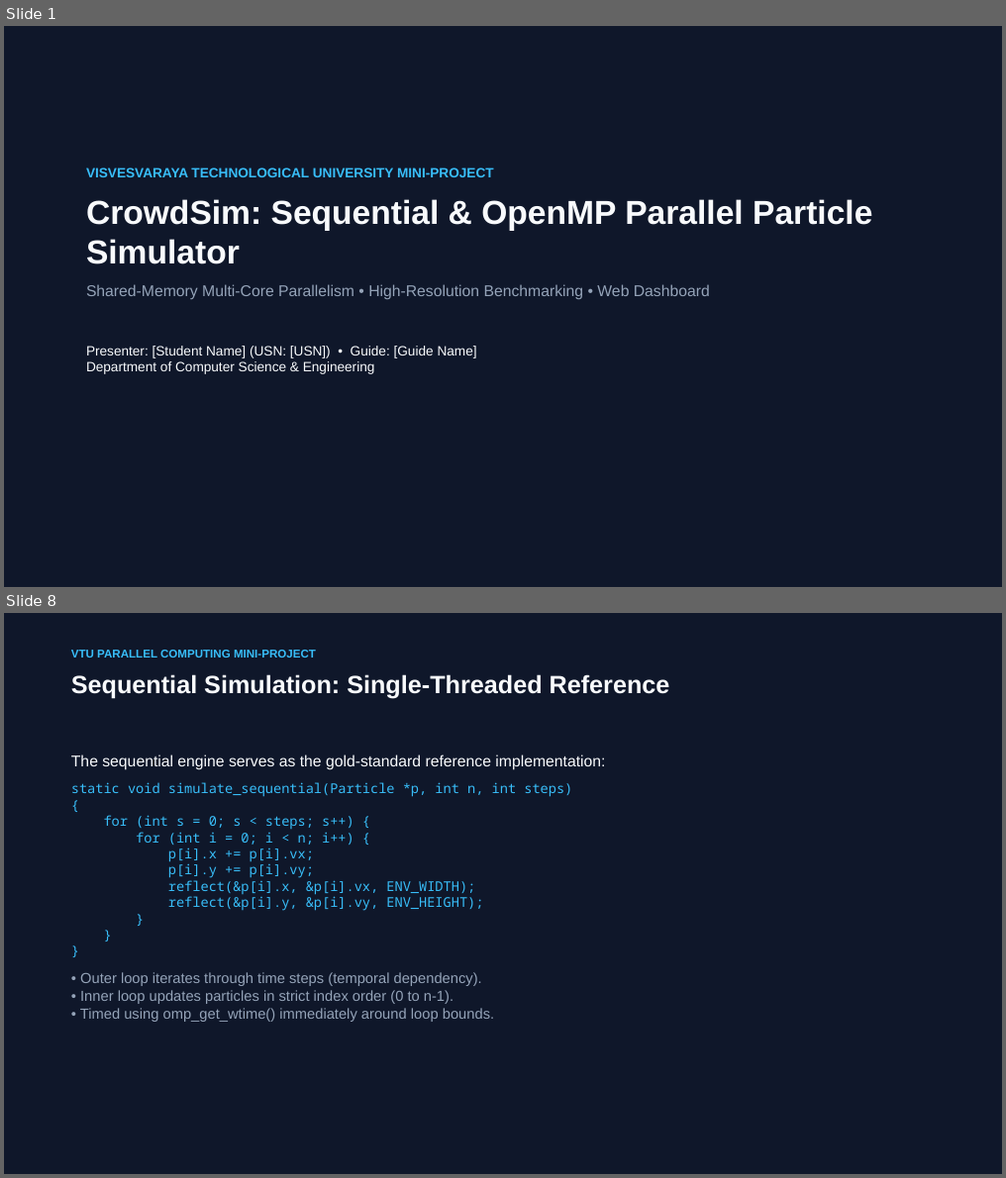
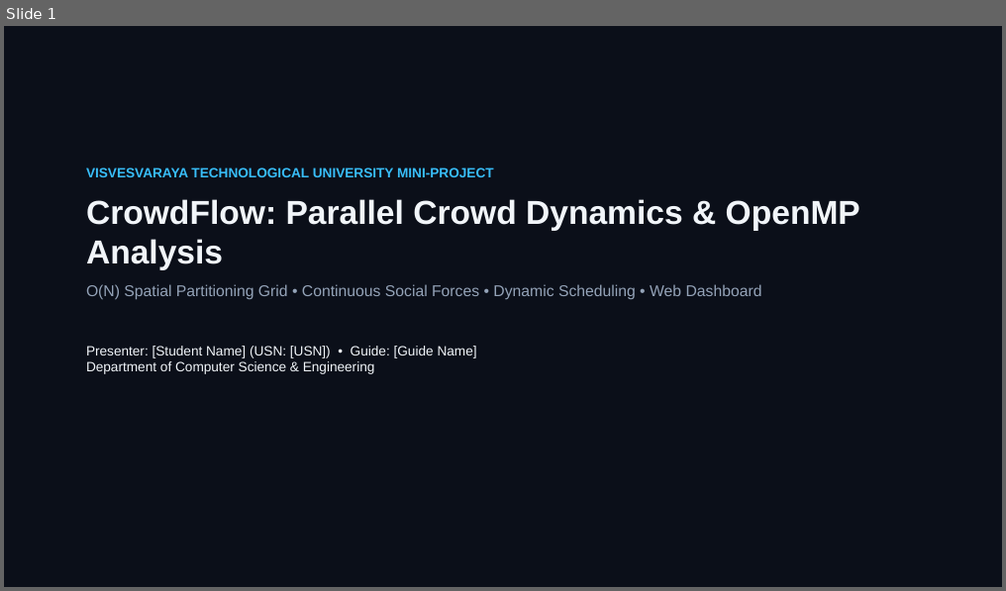
Before and after one commit to rishikeshgowdakk/PC, a slide deck: CrowdSim/presentation/CrowdSim_Project_Presentation.pptx. Shown one above the other, each under a label of ours: slides 1 and 8 before the commit, slide 1 after it; the slides between them are not shown. The pictures are 1006x1178 and 1006x591 pixels, drawn with LibreOffice and Linux fonts; fonts in the diff are those of the drawing. Boxes give left, top, right and bottom in pixels: in the first picture for what was removed or moved away, otherwise in the second. Text is boxed around its words. In the diff, an @@ line names an element or a change of style, - is before the commit and + after.

Commit message:
Implement obstacle avoidance and spatial grid mechanics in CrowdSim
- Added obstacle handling with circular and AABB (axis-aligned bounding box) types.
- Implemented obstacle initialization based on different scenarios (pillars and bottlenecks).
- Developed functions for computing repulsive forces from obstacles and resolving agent penetration.
- Introduced a spatial grid for efficient neighbor querying, reducing computational complexity.
- Created tests for agent initialization, goal steering, obstacle mechanics, spatial grid vs brute force, and sequential vs parallel simulation equivalence.
- Ensured that the simulation maintains physical invariants and validates results across different configurations.

```diff
--- a/CrowdSim/presentation/CrowdSim_Project_Presentation.pptx
+++ b/CrowdSim/presentation/CrowdSim_Project_Presentation.pptx
@@ slide 8 removed at (4,613,1002,1174), background #0F172A @@
@@ text removed at (71,650,316,658) @@
-VTU PARALLEL COMPUTING MINI-PROJECT
@@ text removed at (71,674,670,699) @@
-Sequential Simulation: Single-Threaded Reference
@@ text removed at (71,755,605,1022) @@
-The sequential engine serves as the gold-standard reference implementation:
-static void simulate_sequential(Particle *p, int n, int steps)
-{
-for (int s = 0; s < steps; s++) {
-for (int i = 0; i < n; i++) {
-p[i].x += p[i].vx;
-p[i].y += p[i].vy;
-reflect(&p[i].x, &p[i].vx, ENV_WIDTH);
-reflect(&p[i].y, &p[i].vy, ENV_HEIGHT);
-}
-}
-}
-• Outer loop iterates through time steps (temporal dependency).
-• Inner loop updates particles in strict index order (0 to n-1).
-• Timed using omp_get_wtime() immediately around loop bounds.
@@ slide 1 changed as well @@
@@ background #0F172A to #0B0F19 @@
@@ text at (86,199,860,300): text changed @@
-CrowdSim: Sequential & OpenMP Parallel Particle Simulator
-Shared-Memory Multi-Core Parallelism • High-Resolution Benchmarking • Web Dashboard
+CrowdFlow: Parallel Crowd Dynamics & OpenMP Analysis
+O(N) Spatial Partitioning Grid • Continuous Social Forces • Dynamic Scheduling • Web Dashboard
@@ text at (86,346,477,374): text colour #F8FAFC to #F1F5F9 in "Presenter: [Student Name] (USN: [USN]) • Guide: ..." @@
```
Also in this commit, not shown: 10 other slides changed, 4 slides added, 3 other slides removed, 37 other files.
